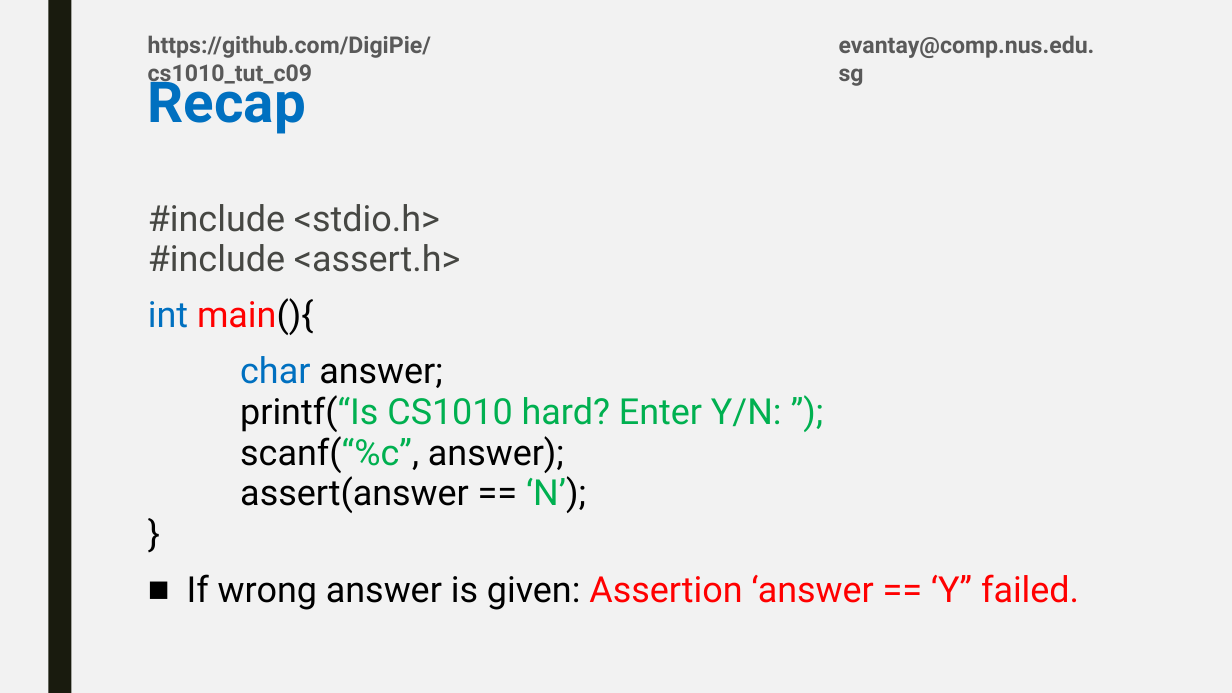
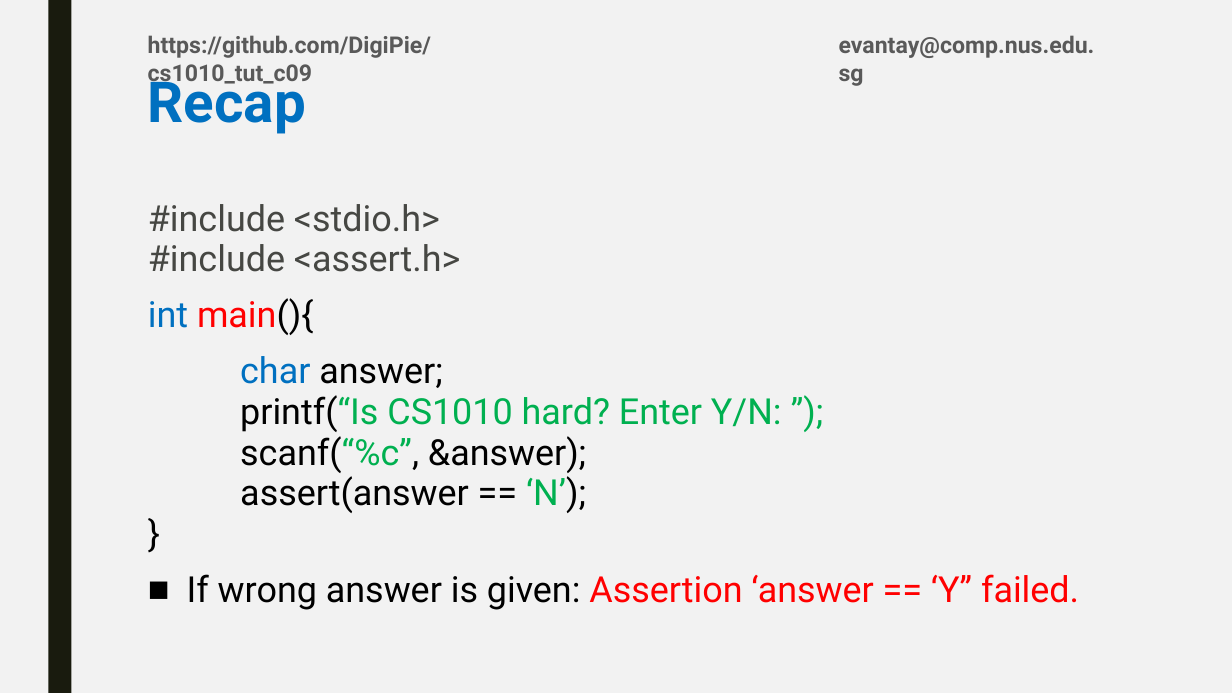
Before and after one commit to DigiPie/CS1010-Tutorial-C09, a slide deck: slide 26 of Tutorial_8/CS1010_TutC09_8.pptx. Drawn at 1232x693 pixels with LibreOffice and Linux fonts; fonts in the diff are those of the drawing. Boxes give left, top, right and bottom in pixels: in the first picture for what was removed or moved away, otherwise in the second. Text is boxed around its words. In the diff, an @@ line names an element or a change of style, - is before the commit and + after.

```diff
--- a/Tutorial_8/CS1010_TutC09_8.pptx
+++ b/Tutorial_8/CS1010_TutC09_8.pptx
@@ text at [240, 356, 782, 513]: text changed @@
-char answer;
-printf(“Is CS1010 hard? Enter Y/N: ”);
-scanf(“%c”, answer);
-assert(answer == ‘N’);
-}
+char answer;
+printf(“Is CS1010 hard? Enter Y/N: ”);
+scanf(“%c”, &answer);
+assert(answer == ‘N’);
+}
```
Also in this commit, not shown: 6 other slides changed, 1 other file.
